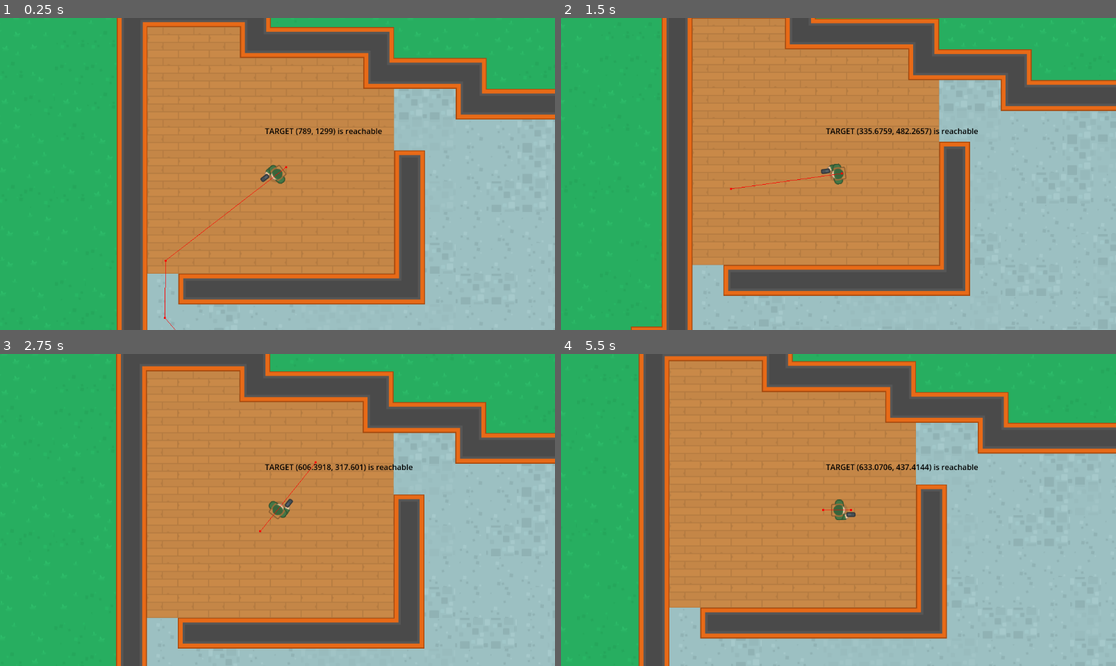
Above: before the commit, frames 1-4 (two rows, left to right).
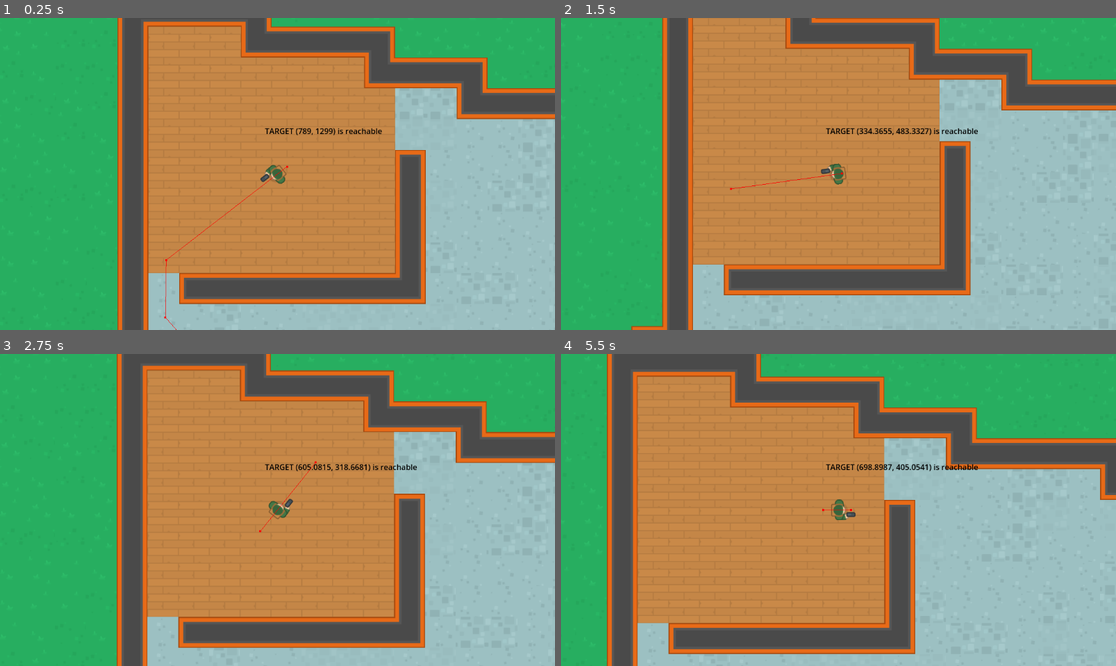
Above: after the commit, the same moments.

Repository: fj0lverkr/do-not-mind-me
Game: Godot game, scene res://scenes/level_map/level_map.tscn
The game is run twice, just before and just after one commit, with the same random seed, the same clock (stepped at 60 frames per second) and the same inputs. The project has no main scene, so this scene is started directly.
Inputs (mouse positions are in pixels of both pictures, inside the frame that each line leads up to):
- Up to frame 1 (0.25 s): no input
- Up to frame 2 (1.5 s): move the mouse to (960, 158) at 0.52 s; click (960, 158) at 0.6 s; move the mouse to (727, 189) at 1.27 s; click (727, 189) at 1.35 s
- Up to frame 3 (2.75 s): move the mouse to (333, 441) at 2.02 s; click (333, 441) at 2.1 s
- Up to frame 4 (5.5 s): move the mouse to (810, 572) at 2.77 s; click (810, 572) at 2.85 s; move the mouse to (1005, 556) at 3.52 s; click (1005, 556) at 3.6 s; move the mouse to (672, 463) at 4.27 s; click (672, 463) at 4.35 s; move the mouse to (866, 510) at 5.02 s; click (866, 510) at 5.1 s

The runs differ from the first frame. In frame 1, 3.8% of the frame differs, in the area x 21-100%, y 0-100%; in frame 2, 3.1%; in frame 3, 4.0%; in frame 4, 36%, in the area x 8-100%, y 0-100%.

Commit message:
finished patrolling

Diff:
--- a/scenes/npc/npc.gd
+++ b/scenes/npc/npc.gd
@@ -1,3 +1,4 @@
+class_name NPC
 extends CharacterBody2D
 
 @onready
@@ -16,25 +17,24 @@
 
 var _patrol_points: Array[Waypoint]
 var _current_point: int = 0
+var _is_off_patrol: bool = false
 
 
 func _ready() -> void:
-	_set_patrol_points()
-	_patrol_to(_current_point)
+	set_physics_process(false)
+	NavigationServer2D.map_changed.connect(_on_nav_map_changed)
 
 
 func _physics_process(_delta: float) -> void:
 	if Input.is_action_just_released("set_target"):
-		_nav_agent.target_position = get_global_mouse_position()
+		_set_off_patrol_target(get_global_mouse_position())
 
 	_update_navigation()
-
 	_set_debug_label()
 
 
 func _update_navigation() -> void:
 	if _nav_agent.is_target_reachable():
-
 		if not _nav_agent.is_navigation_finished():
 			var next_nav_point: Vector2 = _nav_agent.get_next_path_position()
 			_sprite.look_at(next_nav_point)
@@ -51,8 +51,17 @@
 
 
 func _get_next_patrol_point() -> int:
+	_is_off_patrol = false
 	_current_point = 0 if _current_point == _patrol_points.size() - 1 else _current_point + 1
 	return _current_point
+
+
+func _get_previous_patrol_point() -> int:
+	if _is_off_patrol:
+		return _current_point
+	else:
+		_is_off_patrol = true
+		return _patrol_points.size() - 1 if _current_point == 0 else _current_point - 1
 
 
 func _patrol_to(point_index: int) -> void:
@@ -61,6 +70,21 @@
 	_set_debug_label()
 
 
+func _set_off_patrol_target(target: Vector2) -> void:
+	var prev_target: Vector2 = _nav_agent.target_position
+	_current_point = _get_previous_patrol_point()
+	_nav_agent.target_position = target
+	if !_nav_agent.is_target_reachable():
+		_nav_agent.target_position = prev_target
+
+
 func _set_debug_label() -> void:
 	var s: String = "TARGET %s is %s" % [_nav_agent.target_position, "reached" if _nav_agent.is_target_reached() else ("reachable" if _nav_agent.is_target_reachable() else "unreachable")]
 	_debug_label.text = s
+
+
+func _on_nav_map_changed(_map: RID) -> void:
+	if !is_physics_processing():
+		set_physics_process(true)
+		_set_patrol_points()
+		_patrol_to(_current_point)
